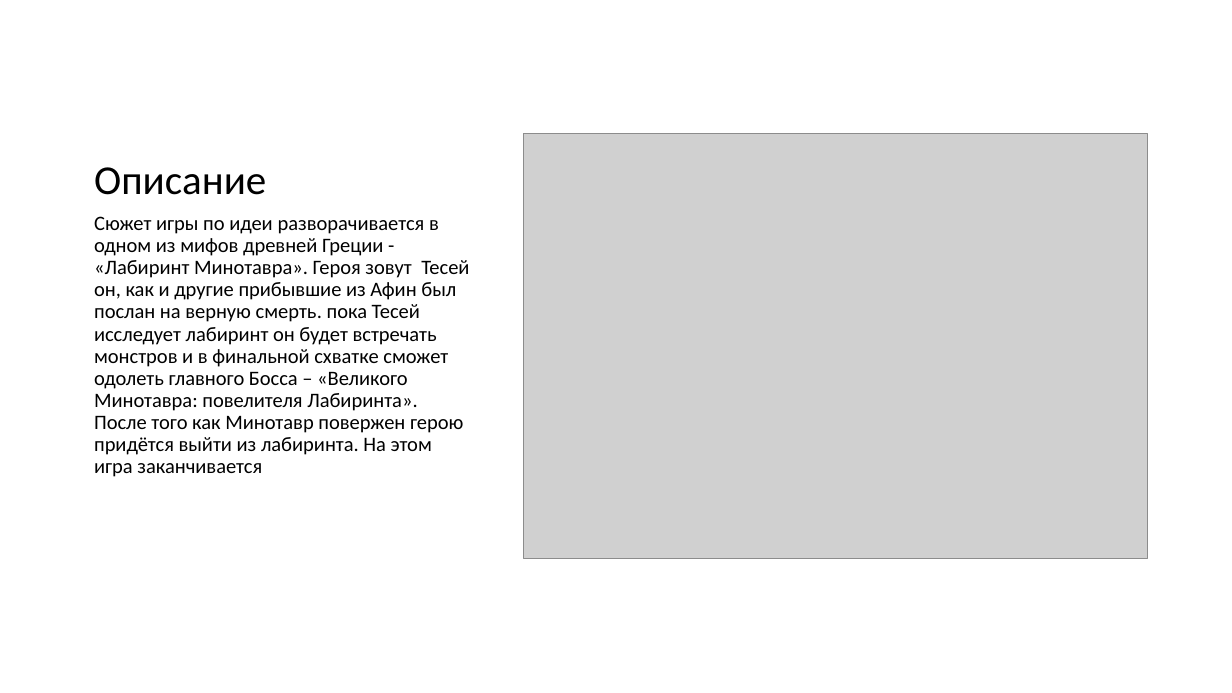
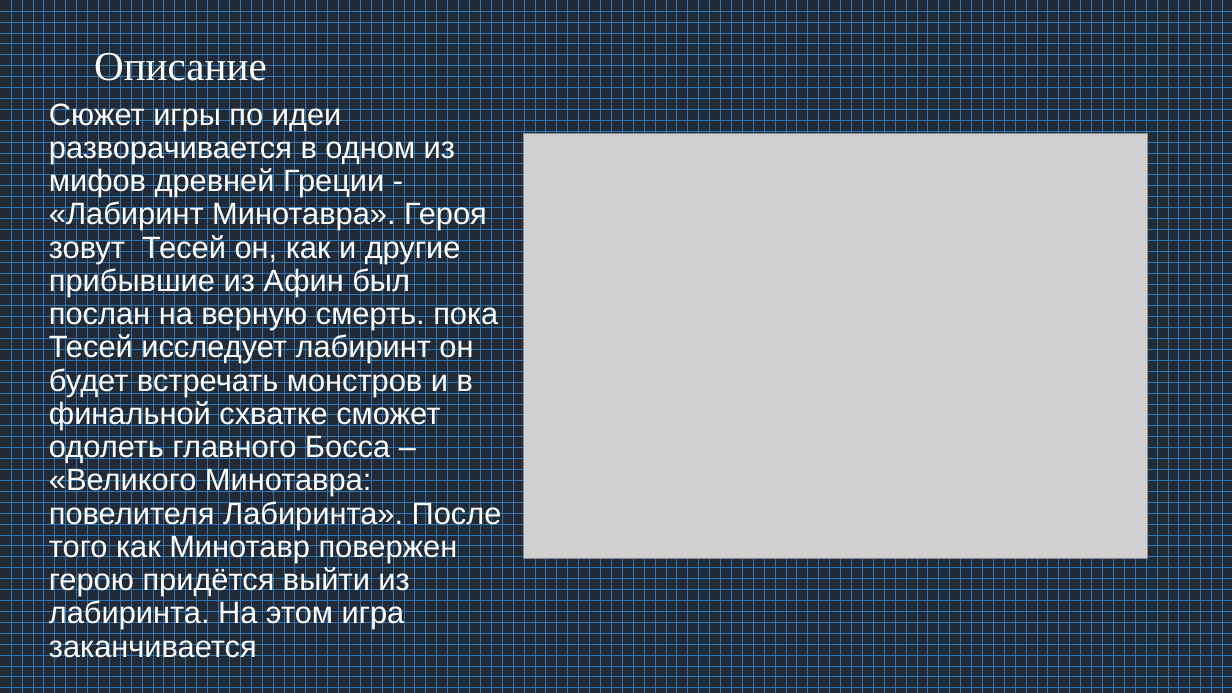
Before and after one commit to hcupakabra/project_E_I_, a slide deck: slide 2 of files/pygame.pptx. Drawn at 1232x693 pixels with LibreOffice and Linux fonts; fonts in the diff are those of the drawing; grey boxes stand for pictures. Boxes give left, top, right and bottom in pixels: in the first picture for what was removed or moved away, otherwise in the second. Text is boxed around its words. In the diff, an @@ line names an element or a change of style, - is before the commit and + after.

Commit message:
new

```diff
--- a/files/pygame.pptx
+++ b/files/pygame.pptx
@@ background #FFFFFF to pattern #2E75B6 on #222A35 @@
@@ title "Описание": place and size @@
-title "Описание" at <box>94,167,266,195</box>
+title "Описание" at <box>94,48,267,88</box>
@@ title "Описание" at <box>94,48,267,88</box>: font Calibri to Times New Roman, text colour #000000 to #FFFFFF @@
@@ text "Сюжет игры по идеи разворачивается ...": place and size @@
-text "Сюжет игры по идеи разворачивается ..." at <box>94,216,469,477</box>
+text "Сюжет игры по идеи разворачивается ..." at <box>49,100,502,662</box>
@@ text "Сюжет игры по идеи разворачивается ..." at <box>49,100,502,662</box>: size 16 to 24 pt, font Calibri to Arial, text colour #000000 to #FFFFFF @@
```
Also in this commit, not shown: 5 other slides changed.
